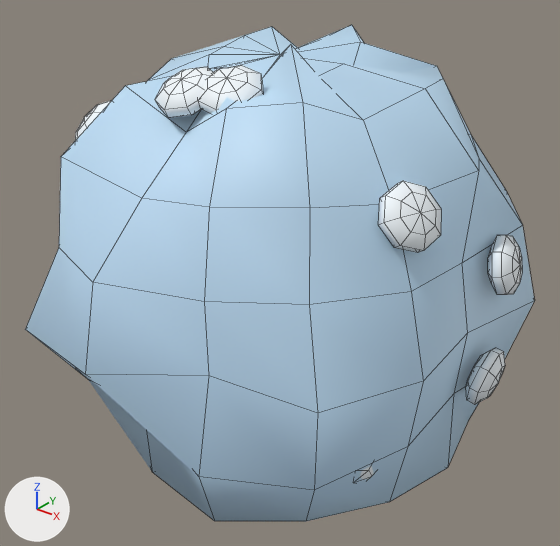
The FBX model assets/models/tools/FrostTruffle.fbx: old version first, new version second.
Both versions are drawn from a camera (50 mm lens) standing at (1.078, -1.348, 1.325) and looking at (0.006, -0.008, 0.494). The lights are fixed; the arrows at lower left show +X, +Y and +Z. The picture after the commit comes second. Mesh edges are drawn as thin lines. Where no turn or scale is listed for an object, it has been applied to the vertices.

Objects in the first picture: 'Handle', 'Spot.001', 'Spot.002', 'Spot.003', 'Spot.004', 'Spot.008' and 2 more.
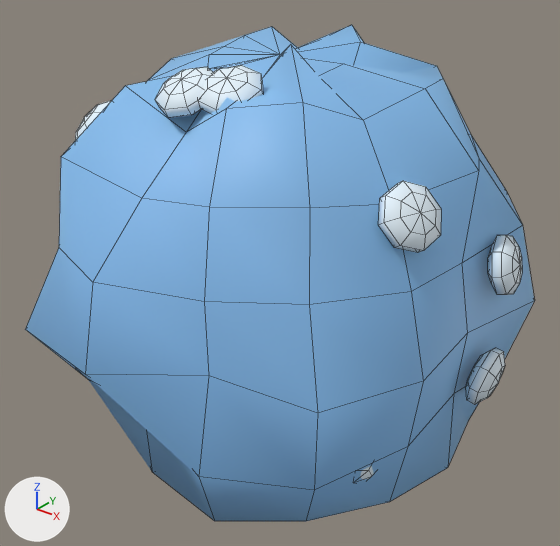
Location of each change, [x1, y1, x2, y2] in pixels of the pictures (560 x 546 px):
'Handle', recoloured: [25, 25, 534, 521] in both

Diff of the bpy script that builds the scene:
```diff
--- a/assets/models/tools/FrostTruffle.fbx.py
+++ b/assets/models/tools/FrostTruffle.fbx.py
@@ mat_body @@
 mat_body = principled_material('Body')
-mat_body.base_color = (0.533, 0.753, 0.941)  # blue #c1e1f8
+mat_body.base_color = (0.246, 0.527, 0.871)  # blue #88c0f0
 mat_body.roughness = 0.55
```
